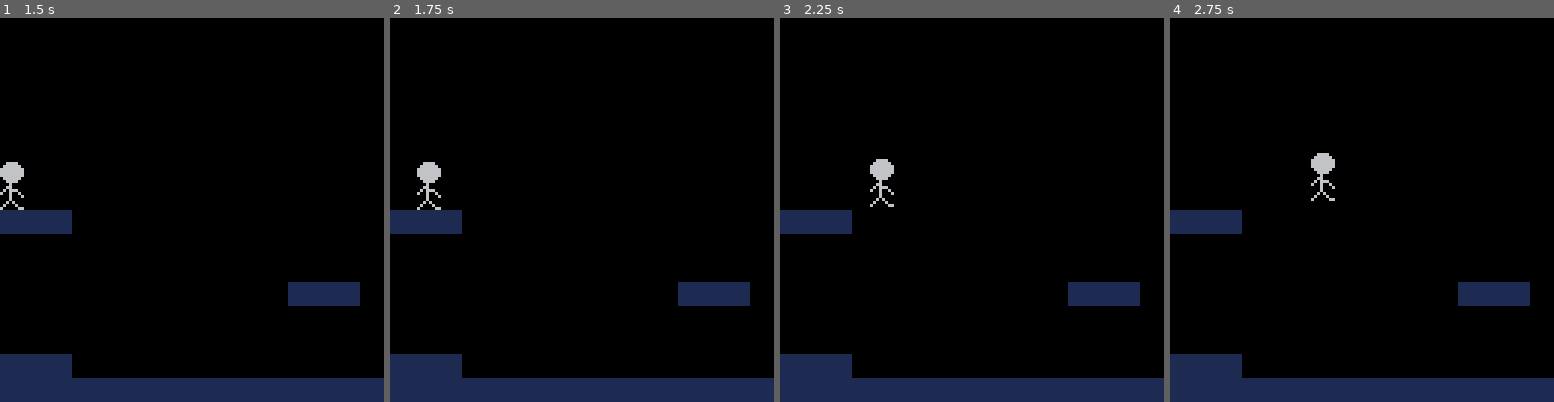
Above: before the commit, frames 1-4 (left to right).
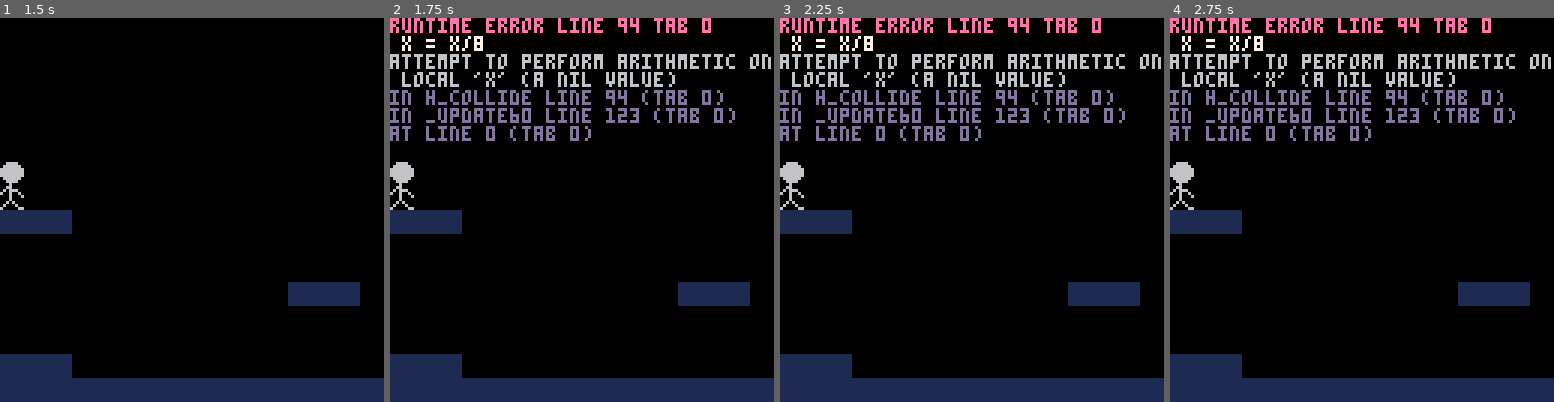
Above: after the commit, the same moments.

Repository: xMunchy/Mirror_Image
Game: PICO-8 cartridge prog.p8
Same seed, same stepped clock (60 frames per second), same inputs: the game is played once before the commit and once after it.
Inputs:
- Up to frame 1 (1.5 s): no input
- Up to frame 2 (1.75 s): hold Right from 1.6 s (still down)
- Up to frame 3 (2.25 s): release Right at 2.1 s; hold Up from 2.15 s (still down)
- Up to frame 4 (2.75 s): release Up at 2.42 s; hold Right from 2.47 s (still down)

Frame 1 is identical in both runs. In frame 2, 8.3% of the frame differs, in the area x 0-100%, y 0-50%; in frame 3, 8.3%; in frame 4, 8.3%.
Error after the commit: runtime error line 94 tab 0; x = x/8; attempt to perform arithmetic on local 'x' (a nil value)

Commit message:
generalized values
made hardcoded numbers variables instead. It is just good practice.

Diff:
--- a/prog.p8
+++ b/prog.p8
@@ -65,7 +65,9 @@
 function jump()
  local dt = time() - player.jump_tprev
  --check for ceiling
- if v_collide(player.x,player.x+7,player.y-1,0)
+ local x1 = player.x
+ local x2 = player.x+player.stand_h*8-1
+ if v_collide(x1,x2,player.y-1,0)
  then
   player.jump_h = 0 --end jump
  end
@@ -80,10 +82,10 @@
 end
 
 function fall()
- local y = (player.y+15+1)/8
- local x1 = (player.x)/8
- local x2 = (player.x+7)/8
- if v_collide(player.x,player.x+7,player.y+16,0)
+ local y = player.y+player.stand_h*8
+ local x1 = player.x
+ local x2 = player.x+player.stand_w*8-1
+ if v_collide(x1,x2,y,0)
  then
   player.njump = 0
  else
@@ -116,8 +118,12 @@
 end
 -->8
 function _update60()
- if(btn(0) and not h_collide(player.x-1,player.y,player.y+15,0)) player.x -= 1
- if(btn(1) and not h_collide(player.x+8,player.y,player.y+15,0)) player.x += 1
+ local xl = player.x-1
+ local xr = player.x+player.stand_w*8
+ local y1 = player.y
+ local y2 = player.y+player.stand_h*8-1
+ if(btn(0) and not h_collide(x1,y1,y2,0)) player.x -= 1
+ if(btn(1) and not h_collide(x2,y1,y2,0)) player.x += 1
  if btnp(2) and can_jump() then
   start_jump()
  end
